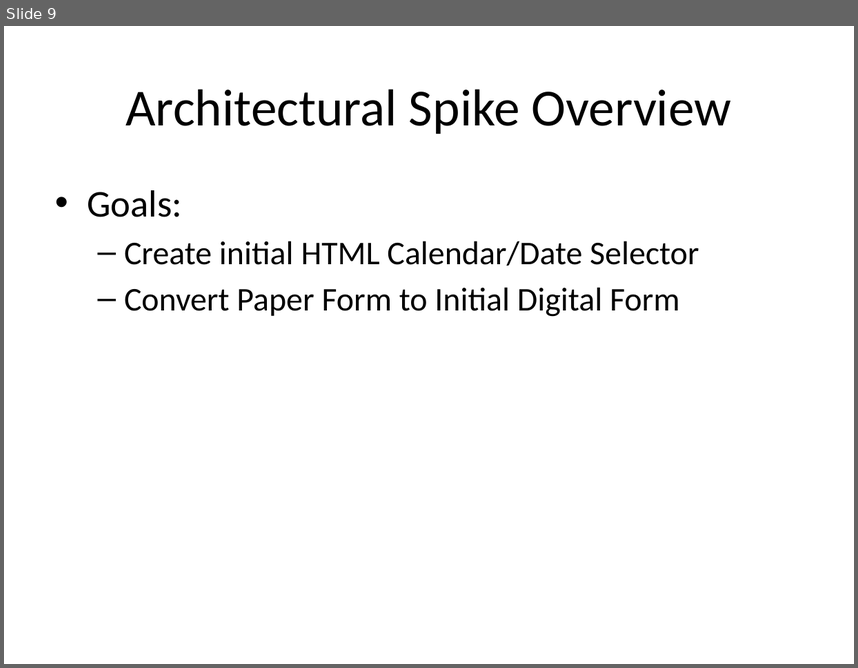
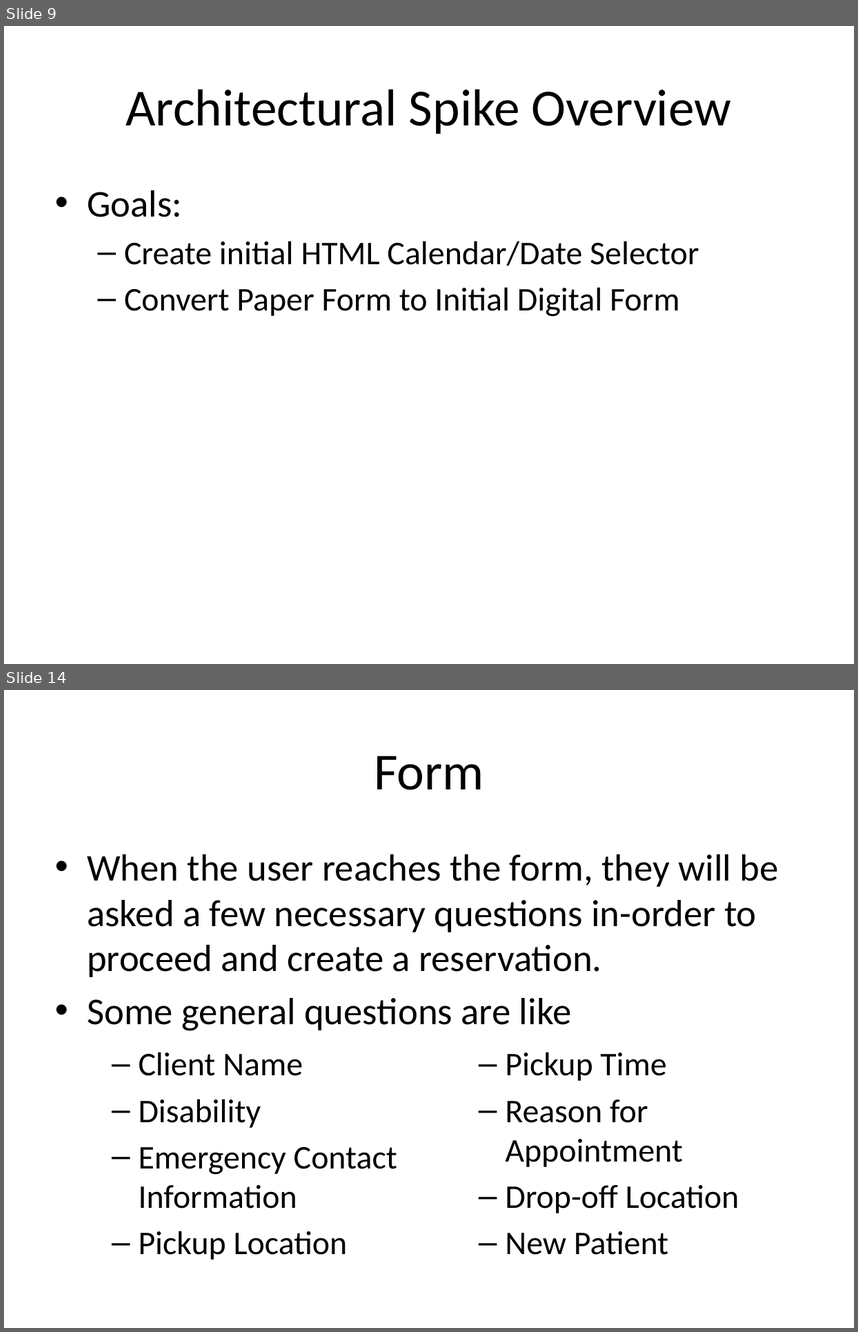
Before and after one commit to telepresencebot2/Transportation-For-Visually-Impaired, a slide deck: Presentation.pptx. Shown one above the other, each under a label of ours: slide 9 before the commit, slides 9 and 14 after it; the slides between them are not shown. The pictures are 858x668 and 858x1332 pixels, drawn with LibreOffice and Linux fonts; fonts in the diff are those of the drawing; background and template pictures are left out. Boxes give left, top, right and bottom in pixels: in the first picture for what was removed or moved away, otherwise in the second. Text is boxed around its words. In the diff, an @@ line names an element or a change of style, - is before the commit and + after.

Commit message:
Added Challenges and info about the calendar and form

```diff
--- a/Presentation.pptx
+++ b/Presentation.pptx
@@ slide 14 added at box(4, 690, 854, 1328), background picture (left out) @@
@@ title added at box(374, 756, 484, 790), 44 pt, text #000000 @@
+Form
@@ text added at box(87, 854, 778, 1031), 32 pt, text #000000 @@
+• When the user reaches the form, they will be asked a few necessary questions in-order to proceed and create a reservation.
+• Some general questions are like
@@ text added at box(139, 1052, 740, 1259), 28 pt, text #000000 @@
+  – Client Name
+  – Disability
+  – Emergency Contact Information
+  – Pickup Location
+  – Pickup Time
+  – Reason for Appointment
+  – Drop-off Location
+  – New Patient
```
Also in this commit, not shown: 4 slides changed, 1 other slide added, 1 slide removed.
